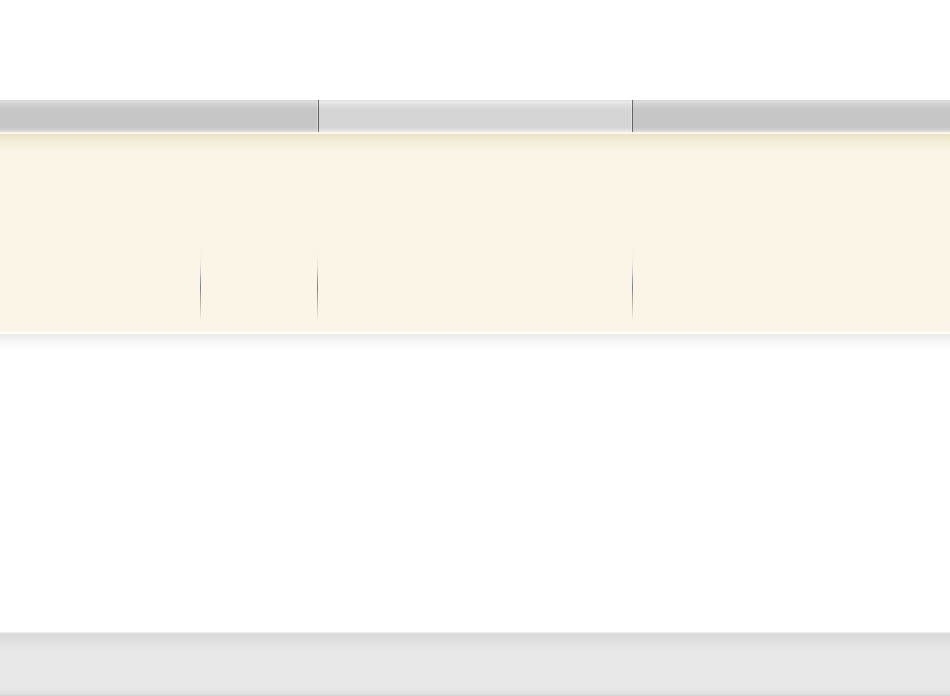
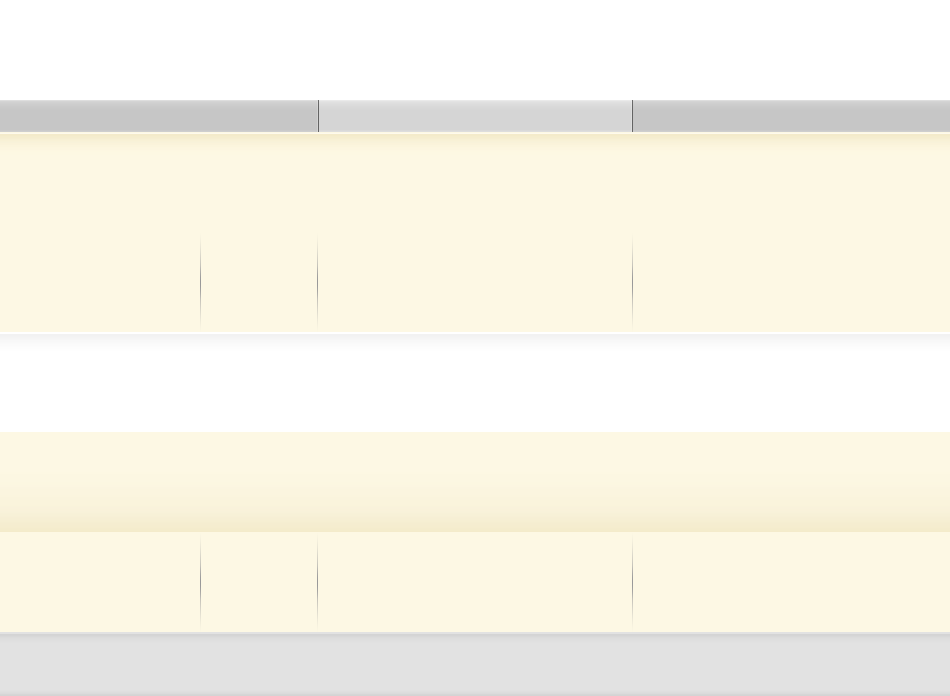
Layers edited between the first and the second 950 × 696 image:
painted on "navbar button" over [0, 100, 950, 132]
painted on "header widgets" over [0, 132, 950, 232]
painted on "header boxes" over [0, 232, 950, 332]
renamed "footer stroke" to "footer widgets shadow", blend screen → normal, moved it above "footer widgets", painted on it over [0, 632, 950, 633]
painted on "footer widgets" over [0, 432, 950, 532]
painted on "footer boxes" over [0, 532, 950, 632]
painted on "footer" over [0, 632, 950, 695]
